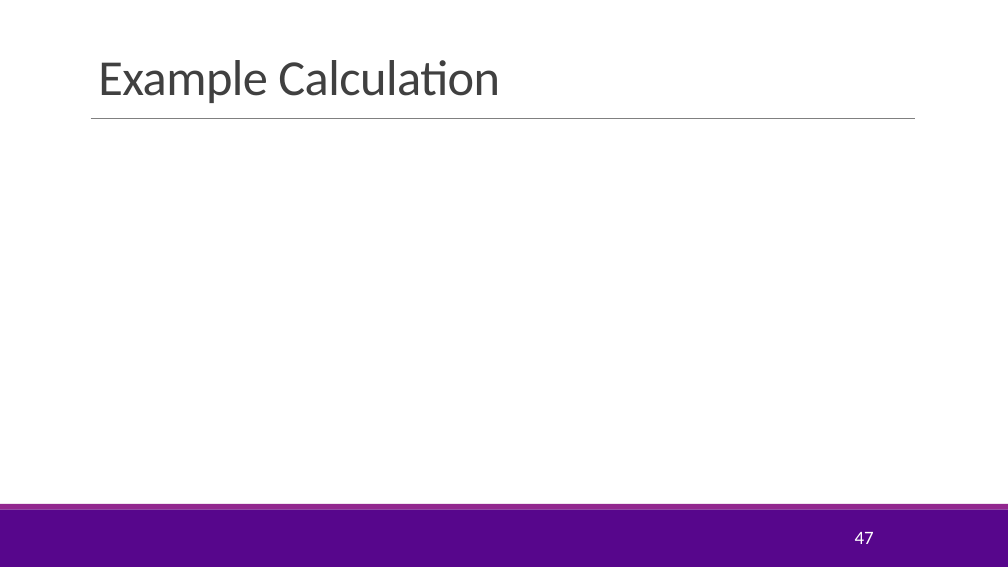
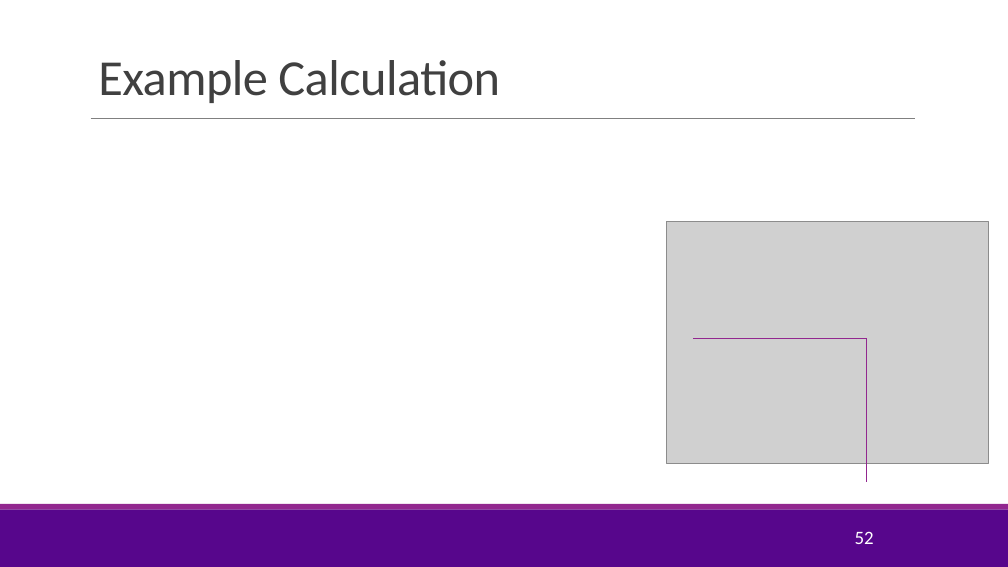
Before and after one commit to sdrangan/wirelesscomm, a slide deck: slide 52 of lectures/Unit03_Fading.pptx (slide 47 before the commit). Drawn at 1008x567 pixels with LibreOffice and Linux fonts; fonts in the diff are those of the drawing; grey boxes stand for pictures; background and template pictures are left out. Boxes give left, top, right and bottom in pixels: in the first picture for what was removed or moved away, otherwise in the second. Text is boxed around its words. In the diff, an @@ line names an element or a change of style, - is before the commit and + after.

```diff
--- a/lectures/Unit03_Fading.pptx
+++ b/lectures/Unit03_Fading.pptx
@@ picture added at <box>666,222,988,463</box> @@
@@ line added from (867, 338) to (693, 338), #92278F 1 pt @@
@@ line added from (867, 338) to (867, 482), #92278F 1 pt @@
@@ page number at <box>855,531,874,544</box>: text changed @@
-47
+52
```
Also in this commit, not shown: 15 other slides changed, 13 slides added, 6 slides removed, 11 other files.
